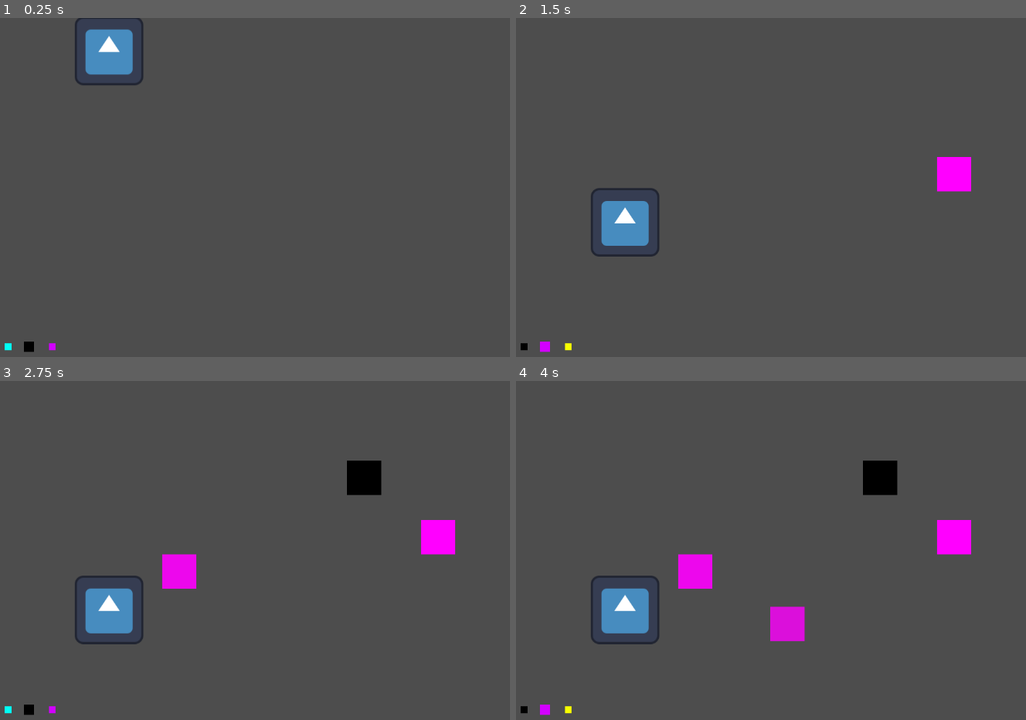
Above: before the commit, frames 1-4 (two rows, left to right).
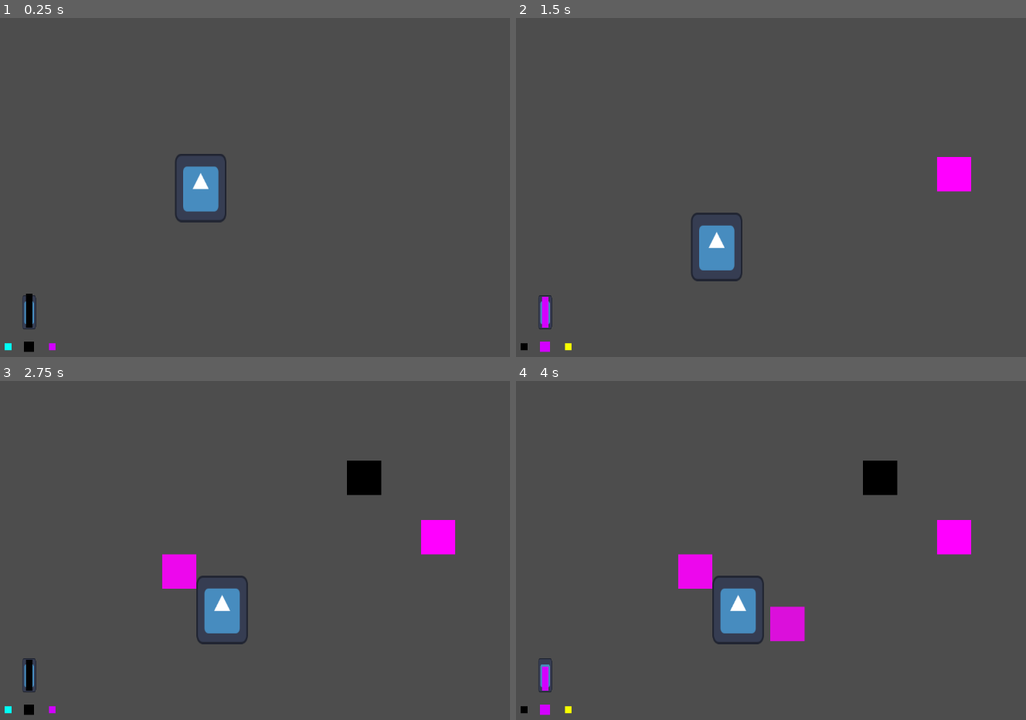
Above: after the commit, the same moments.

Repository: YhagoTomasini/Exlabers_Felpojam_026
Game: Godot game, scene res://Cenas/sala_de_testes.tscn
Same seed, same stepped clock (60 frames per second), same inputs: the game is played once before the commit and once after it. The project has no main scene, so this scene is started directly. The engine's default icon, where the game draws it, is replaced by a stand-in: a white triangle on a blue panel in a dark square.
Inputs (mouse positions are in pixels of both pictures, inside the frame that each line leads up to):
- Up to frame 1 (0.25 s): no input
- Up to frame 2 (1.5 s): move the mouse to (954, 173) at 0.52 s; hold Up (ui_up) 0.53-1.28 s; hold E (UI_move_right) from 0.53 s (still down); click (954, 173) at 0.6 s; move the mouse to (694, 207) at 1.27 s; tap Up (ui_up) at 1.35 s
- Up to frame 3 (2.75 s): tap Up (ui_up) at 1.52, 1.82 s; click (178, 570) at 1.55 s; move the mouse to (362, 479) at 2.02 s; release E (UI_move_right) at 2.03 s; hold Q (UI_move_left) from 2.03 s (still down); hold Up (ui_up) from 2.03 s (still down); click (362, 479) at 2.1 s
- Up to frame 4 (4 s): tap Enter at 2.75 s; move the mouse to (786, 625) at 2.77 s; release Q (UI_move_left) at 2.78 s; release Up (ui_up) at 2.78 s; hold E (UI_move_right) from 2.78 s (still down); click (786, 625) at 2.85 s; tap Up (ui_up) at 3.02, 3.32 s; move the mouse to (1005, 604) at 3.52 s; hold Up (ui_up) from 3.53 s (still down)

The runs differ from the first frame. In frame 1, 3.0% of the frame differs, in the area x 4-45%, y 0-92%; in frame 2, 3.0%; in frame 3, 3.1%, in the area x 4-49%, y 57-92%; in frame 4, 3.1%.

Commit message:
atualização barra de tanque

Diff:
--- a/felpojams-dos-exlabers/Cenas/personagem_principal.tscn
+++ /dev/null
@@ -1,17 +0,0 @@
-[gd_scene load_steps=4 format=3 uid="uid://crihralf2ygsv"]
-
-[ext_resource type="Script" uid="uid://ook85e8o0y3q" path="res://Codigos/personagem_principal.gd" id="1_liew2"]
-[ext_resource type="Texture2D" uid="uid://c131j4cd1l0pp" path="res://icon.svg" id="2_kbw71"]
-
-[sub_resource type="CapsuleShape2D" id="CapsuleShape2D_a2qgk"]
-radius = 48.0
-height = 128.0
-
-[node name="PersonagemPrincipal" type="CharacterBody2D"]
-script = ExtResource("1_liew2")
-
-[node name="Sprite2D" type="Sprite2D" parent="."]
-texture = ExtResource("2_kbw71")
-
-[node name="CollisionShape2D" type="CollisionShape2D" parent="."]
-shape = SubResource("CapsuleShape2D_a2qgk")
--- a/felpojams-dos-exlabers/Cenas/sala_de_testes.tscn
+++ b/felpojams-dos-exlabers/Cenas/sala_de_testes.tscn
@@ -1,8 +1,8 @@
 [gd_scene load_steps=5 format=3 uid="uid://cyjl8yk6bbiou"]
 
-[ext_resource type="PackedScene" uid="uid://csmiixpup6vdl" path="res://Cenas/carimbo.tscn" id="1_67ekk"]
-[ext_resource type="PackedScene" uid="uid://crihralf2ygsv" path="res://Cenas/personagem_principal.tscn" id="1_mlq5q"]
-[ext_resource type="PackedScene" uid="uid://co1uo20k2ecem" path="res://Cenas/ui_tintas.tscn" id="3_g2hjm"]
+[ext_resource type="PackedScene" uid="uid://csmiixpup6vdl" path="res://Prefabs/carimbo.tscn" id="1_67ekk"]
+[ext_resource type="PackedScene" uid="uid://crihralf2ygsv" path="res://Prefabs/personagem_principal.tscn" id="1_mlq5q"]
+[ext_resource type="PackedScene" uid="uid://co1uo20k2ecem" path="res://Prefabs/ui_tintas.tscn" id="3_g2hjm"]
 
 [sub_resource type="RectangleShape2D" id="RectangleShape2D_67ekk"]
 size = Vector2(1184, 162.5)
@@ -12,7 +12,7 @@
 [node name="Carimbo2" parent="." instance=ExtResource("1_67ekk")]
 
 [node name="PersonagemPrincipal" parent="." instance=ExtResource("1_mlq5q")]
-position = Vector2(215, 33)
+position = Vector2(386, 289)
 
 [node name="StaticBody2D" type="StaticBody2D" parent="."]
 
--- a/felpojams-dos-exlabers/Cenas/tela_inicial.tscn
+++ b/felpojams-dos-exlabers/Cenas/tela_inicial.tscn
@@ -11,9 +11,27 @@
 grow_vertical = 2
 script = ExtResource("1_b1rrf")
 
-[node name="Button" type="Button" parent="."]
-layout_mode = 0
-offset_right = 8.0
-offset_bottom = 8.0
+[node name="VBoxContainer" type="VBoxContainer" parent="."]
+layout_mode = 1
+anchors_preset = 8
+anchor_left = 0.5
+anchor_top = 0.5
+anchor_right = 0.5
+anchor_bottom = 0.5
+offset_left = -24.0
+offset_top = -33.0
+offset_right = 24.0
+offset_bottom = 33.0
+grow_horizontal = 2
+grow_vertical = 2
 
-[connection signal="button_down" from="Button" to="." method="_on_button_button_down"]
+[node name="Button" type="Button" parent="VBoxContainer"]
+layout_mode = 2
+text = "Jogar"
+
+[node name="Button2" type="Button" parent="VBoxContainer"]
+layout_mode = 2
+text = "creditos"
+
+[connection signal="button_down" from="VBoxContainer/Button" to="." method="_on_button_button_down"]
+[connection signal="button_down" from="VBoxContainer/Button2" to="." method="_on_button_2_button_down"]
--- a/felpojams-dos-exlabers/Codigos/carimbo.gd
+++ b/felpojams-dos-exlabers/Codigos/carimbo.gd
@@ -1,12 +1,32 @@
 extends Node2D
 
-@onready var cenaMarca = preload("res://Cenas/marca.tscn")
+@onready var cenaMarcaC = preload("res://Prefabs/marcaC.tscn")
+@onready var cenaMarcaM = preload("res://Prefabs/marcaM.tscn")
+@onready var cenaMarcaY = preload("res://Prefabs/marcaY.tscn")
+@onready var cenaMarcaK = preload("res://Prefabs/marcaK.tscn")
+@onready var uiTntas = $"../UI_Tintas"
 
 func _ready() -> void:
 	pass
 
 func _process(delta: float) -> void:
 	if Input.is_action_just_pressed("click"):
-		var marcaInstanciada = cenaMarca.instantiate()
+		if uiTntas != null:
+			uiTntas.atualizar_barra()
+
+		var marcaInstanciada
+
+		if Globals.corAtual == 0:
+			marcaInstanciada = cenaMarcaK.instantiate()
+
+		elif Globals.corAtual == 1:
+			marcaInstanciada = cenaMarcaM.instantiate()
+
+		elif Globals.corAtual == 2:
+			marcaInstanciada = cenaMarcaY.instantiate()
+
+		elif Globals.corAtual == 3:
+			marcaInstanciada = cenaMarcaC.instantiate()
+
 		marcaInstanciada.global_position = get_local_mouse_position()
 		add_child(marcaInstanciada)
--- a/felpojams-dos-exlabers/Codigos/globals.gd
+++ b/felpojams-dos-exlabers/Codigos/globals.gd
@@ -12,6 +12,7 @@
 #ESTOQUE DE TINTAS
 var arrayTintas = [preto, magenta, amarelo, ciano]
 var corAtual = 0
+var barraEstoqueSize : float = 10
 
 var maxTanque : float = 10
 
--- a/felpojams-dos-exlabers/Codigos/personagem_principal.gd
+++ b/felpojams-dos-exlabers/Codigos/personagem_principal.gd
@@ -4,15 +4,24 @@
 const SPEED = 300.0
 const JUMP_VELOCITY = -400.0
 
+var noCianoB : bool
+var noCianoI : int
+
+func _ready() -> void:
+	noCianoB = false
+	noCianoI = 0
 
 func _physics_process(delta: float) -> void:
-	# Add the gravity.
-	if not is_on_floor():
+	if not is_on_floor() and !noCianoB:
 		velocity += get_gravity() * delta
+	elif not is_on_floor() and noCianoB:
+		velocity += (get_gravity() * delta)/4
 
 	# Handle jump.
-	if Input.is_action_just_pressed("ui_up") and is_on_floor():
+	if Input.is_action_just_pressed("ui_up") and is_on_floor() and !noCianoB:
 		velocity.y = JUMP_VELOCITY
+	elif Input.is_action_pressed("ui_up") and noCianoB:
+		velocity.y = JUMP_VELOCITY/4
 
 	# Get the input direction and handle the movement/deceleration.
 	# As good practice, you should replace UI actions with custom gameplay actions.
@@ -23,3 +32,16 @@
 		velocity.x = move_toward(velocity.x, 0, SPEED)
 
 	move_and_slide()
+
+
+func _on_area_2d_personagem_area_entered(area: Area2D) -> void:
+	if area.name == "Area2DCiano":
+		noCianoI += 1
+		noCianoB = true
+
+
+func _on_area_2d_personagem_area_shape_exited(area_rid: RID, area: Area2D, area_shape_index: int, local_shape_index: int) -> void:
+	if area.name == "Area2DCiano":
+		noCianoI -= 1
+		if noCianoI <= 0:
+			noCianoB = false
--- a/felpojams-dos-exlabers/Codigos/tela_inicial.gd
+++ b/felpojams-dos-exlabers/Codigos/tela_inicial.gd
@@ -2,4 +2,8 @@
 
 
 func _on_button_button_down() -> void:
-	pass # Replace with function body.
+	get_tree().change_scene_to_file("res://Cenas/sala_de_testes.tscn")
+
+
+func _on_button_2_button_down() -> void:
+	get_tree().change_scene_to_file("res://Cenas/tela_creditos.tscn")
--- a/felpojams-dos-exlabers/Codigos/ui_tintas.gd
+++ b/felpojams-dos-exlabers/Codigos/ui_tintas.gd
@@ -3,13 +3,38 @@
 @export var icone1 : Sprite2D
 @export var icone2 : Sprite2D
 @export var icone3 : Sprite2D
+@export var barra : Sprite2D
 
 func _ready() -> void:
 	atualizar_tintas()
+	atualizar_barra()
+
+func atualizar_barra():
+	await get_tree().create_timer(0.1).timeout #ISSO AQUI É DEUS NA TERRA
+
+	var estoqueAtual : float
+
+	if Globals.corAtual == 0:
+		estoqueAtual = Globals.tanqueTintaPreta
+
+	elif Globals.corAtual == 1:
+		estoqueAtual = Globals.tanqueTintaMagenta
+
+	elif Globals.corAtual == 2:
+		estoqueAtual = Globals.tanqueTintaAmarelo
+
+	elif Globals.corAtual == 3:
+		estoqueAtual = Globals.tanqueTintaCiano
+
+	barra.texture = Globals.arrayTintas[Globals.corAtual]
+	barra.scale.y = estoqueAtual / Globals.maxTanque
+
+	print(Globals.barraEstoqueSize)
 
 func atualizar_tintas():
 	var esquerda = (Globals.corAtual - 1 + Globals.arrayTintas.size()) % Globals.arrayTintas.size()
 	var direita = (Globals.corAtual + 1) % Globals.arrayTintas.size()
+
 
 	icone1.texture = Globals.arrayTintas[esquerda]
 	icone2.texture = Globals.arrayTintas[Globals.corAtual]
@@ -19,7 +44,9 @@
 	if Input.is_action_just_pressed('UI_move_right'):
 		Globals.corAtual = (Globals.corAtual + 1) % Globals.arrayTintas.size()
 		atualizar_tintas()
+		atualizar_barra()
 
 	if Input.is_action_just_pressed("UI_move_left"):
 		Globals.corAtual = (Globals.corAtual - 1 + Globals.arrayTintas.size()) % Globals.arrayTintas.size()
 		atualizar_tintas()
+		atualizar_barra()
--- a/felpojams-dos-exlabers/Prefabs/g.svg
+++ /dev/null
@@ -1 +0,0 @@
-<svg xmlns="http://www.w3.org/2000/svg" width="128" height="128"><rect width="124" height="124" x="2" y="2" fill="#363d52" stroke="#212532" stroke-width="4" rx="14"/><g fill="#fff" transform="translate(12.322 12.322)scale(.101)"><path d="M105 673v33q407 354 814 0v-33z"/><path fill="#478cbf" d="m105 673 152 14q12 1 15 14l4 67 132 10 8-61q2-11 15-15h162q13 4 15 15l8 61 132-10 4-67q3-13 15-14l152-14V427q30-39 56-81-35-59-83-108-43 20-82 47-40-37-88-64 7-51 8-102-59-28-123-42-26 43-46 89-49-7-98 0-20-46-46-89-64 14-123 42 1 51 8 102-48 27-88 64-39-27-82-47-48 49-83 108 26 42 56 81zm0 33v39c0 276 813 276 814 0v-39l-134 12-5 69q-2 10-14 13l-162 11q-12 0-16-11l-10-65H446l-10 65q-4 11-16 11l-162-11q-12-3-14-13l-5-69z"/><path d="M483 600c0 34 58 34 58 0v-86c0-34-58-34-58 0z"/><circle cx="725" cy="526" r="90"/><circle cx="299" cy="526" r="90"/></g><g fill="#414042" transform="translate(12.322 12.322)scale(.101)"><circle cx="307" cy="532" r="60"/><circle cx="717" cy="532" r="60"/></g></svg>
--- /dev/null
+++ b/felpojams-dos-exlabers/Prefabs/marcaC.tscn
@@ -0,0 +1,34 @@
+[gd_scene load_steps=5 format=3 uid="uid://wmuccc45p5r8"]
+
+[ext_resource type="Script" uid="uid://dvkmnrd0dsu3m" path="res://Codigos/marca.gd" id="1_4o040"]
+
+[sub_resource type="GDScript" id="GDScript_4o040"]
+script/source = "extends Area2D
+
+
+
+
+func _on_body_entered(body: Node2D) -> void:
+	pass # Replace with function body.
+"
+
+[sub_resource type="CircleShape2D" id="CircleShape2D_4o040"]
+radius = 31.06445
+
+[sub_resource type="CanvasTexture" id="CanvasTexture_k1gx7"]
+
+[node name="marcaC" type="Node2D" node_paths=PackedStringArray("simbulo")]
+script = ExtResource("1_4o040")
+simbulo = NodePath("Area2DCiano/CollisionShape2D/Sprite2D")
+
+[node name="Area2DCiano" type="Area2D" parent="."]
+script = SubResource("GDScript_4o040")
+
+[node name="CollisionShape2D" type="CollisionShape2D" parent="Area2DCiano"]
+shape = SubResource("CircleShape2D_4o040")
+
+[node name="Sprite2D" type="Sprite2D" parent="Area2DCiano/CollisionShape2D"]
+scale = Vector2(64, 64)
+texture = SubResource("CanvasTexture_k1gx7")
+
+[connection signal="body_entered" from="Area2DCiano" to="Area2DCiano" method="_on_body_entered"]
--- a/felpojams-dos-exlabers/Cenas/marca.tscn
+++ b/felpojams-dos-exlabers/Prefabs/marcaK.tscn
@@ -1,20 +1,20 @@
-[gd_scene load_steps=4 format=3 uid="uid://wmuccc45p5r8"]
+[gd_scene load_steps=4 format=3 uid="uid://buuduu3bpc52i"]
 
-[ext_resource type="Script" uid="uid://dvkmnrd0dsu3m" path="res://Codigos/marca.gd" id="1_ovglf"]
+[ext_resource type="Script" uid="uid://dvkmnrd0dsu3m" path="res://Codigos/marca.gd" id="1_fmdbb"]
 
-[sub_resource type="RectangleShape2D" id="RectangleShape2D_ovglf"]
-size = Vector2(64, 64)
+[sub_resource type="CircleShape2D" id="CircleShape2D_fmdbb"]
+radius = 32.24903
 
 [sub_resource type="CanvasTexture" id="CanvasTexture_k1gx7"]
 
-[node name="marca" type="Node2D" node_paths=PackedStringArray("simbulo")]
-script = ExtResource("1_ovglf")
+[node name="marcaK" type="Node2D" node_paths=PackedStringArray("simbulo")]
+script = ExtResource("1_fmdbb")
 simbulo = NodePath("StaticBody2D/CollisionShape2D/Sprite2D")
 
 [node name="StaticBody2D" type="StaticBody2D" parent="."]
 
 [node name="CollisionShape2D" type="CollisionShape2D" parent="StaticBody2D"]
-shape = SubResource("RectangleShape2D_ovglf")
+shape = SubResource("CircleShape2D_fmdbb")
 
 [node name="Sprite2D" type="Sprite2D" parent="StaticBody2D/CollisionShape2D"]
 scale = Vector2(64, 64)
--- /dev/null
+++ b/felpojams-dos-exlabers/Prefabs/marcaM.tscn
@@ -0,0 +1,21 @@
+[gd_scene load_steps=4 format=3 uid="uid://cr0mh4ef3jkn2"]
+
+[ext_resource type="Script" uid="uid://dvkmnrd0dsu3m" path="res://Codigos/marca.gd" id="1_5jqdy"]
+
+[sub_resource type="CircleShape2D" id="CircleShape2D_5jqdy"]
+radius = 32.01562
+
+[sub_resource type="CanvasTexture" id="CanvasTexture_k1gx7"]
+
+[node name="marcaM" type="Node2D" node_paths=PackedStringArray("simbulo")]
+script = ExtResource("1_5jqdy")
+simbulo = NodePath("StaticBody2D/CollisionShape2D/Sprite2D")
+
+[node name="StaticBody2D" type="StaticBody2D" parent="."]
+
+[node name="CollisionShape2D" type="CollisionShape2D" parent="StaticBody2D"]
+shape = SubResource("CircleShape2D_5jqdy")
+
+[node name="Sprite2D" type="Sprite2D" parent="StaticBody2D/CollisionShape2D"]
+scale = Vector2(64, 64)
+texture = SubResource("CanvasTexture_k1gx7")
--- /dev/null
+++ b/felpojams-dos-exlabers/Prefabs/marcaY.tscn
@@ -0,0 +1,21 @@
+[gd_scene load_steps=4 format=3 uid="uid://enlmwilln5od"]
+
+[ext_resource type="Script" uid="uid://dvkmnrd0dsu3m" path="res://Codigos/marca.gd" id="1_ve2ui"]
+
+[sub_resource type="CircleShape2D" id="CircleShape2D_ve2ui"]
+radius = 32.140316
+
+[sub_resource type="CanvasTexture" id="CanvasTexture_k1gx7"]
+
+[node name="marcaY" type="Node2D" node_paths=PackedStringArray("simbulo")]
+script = ExtResource("1_ve2ui")
+simbulo = NodePath("StaticBody2D/CollisionShape2D/Sprite2D")
+
+[node name="StaticBody2D" type="RigidBody2D" parent="."]
+
+[node name="CollisionShape2D" type="CollisionShape2D" parent="StaticBody2D"]
+shape = SubResource("CircleShape2D_ve2ui")
+
+[node name="Sprite2D" type="Sprite2D" parent="StaticBody2D/CollisionShape2D"]
+scale = Vector2(64, 64)
+texture = SubResource("CanvasTexture_k1gx7")
--- /dev/null
+++ b/felpojams-dos-exlabers/Prefabs/personagem_principal.tscn
@@ -0,0 +1,32 @@
+[gd_scene load_steps=5 format=3 uid="uid://crihralf2ygsv"]
+
+[ext_resource type="Script" uid="uid://ook85e8o0y3q" path="res://Codigos/personagem_principal.gd" id="1_liew2"]
+[ext_resource type="Texture2D" uid="uid://c131j4cd1l0pp" path="res://icon.svg" id="2_kbw71"]
+
+[sub_resource type="CapsuleShape2D" id="CapsuleShape2D_a2qgk"]
+radius = 48.0
+height = 128.0
+
+[sub_resource type="CapsuleShape2D" id="CapsuleShape2D_7kss6"]
+radius = 62.0
+height = 160.0
+
+[node name="PersonagemPrincipal" type="CharacterBody2D"]
+script = ExtResource("1_liew2")
+
+[node name="Sprite2D" type="Sprite2D" parent="."]
+scale = Vector2(0.75, 1)
+texture = ExtResource("2_kbw71")
+
+[node name="CollisionShape2D" type="CollisionShape2D" parent="."]
+shape = SubResource("CapsuleShape2D_a2qgk")
+debug_color = Color(0, 0, 0, 0.41960785)
+
+[node name="Area2DPersonagem" type="Area2D" parent="."]
+
+[node name="CollisionShape2D" type="CollisionShape2D" parent="Area2DPersonagem"]
+shape = SubResource("CapsuleShape2D_7kss6")
+debug_color = Color(0, 1, 1, 0.41960785)
+
+[connection signal="area_entered" from="Area2DPersonagem" to="." method="_on_area_2d_personagem_area_entered"]
+[connection signal="area_shape_exited" from="Area2DPersonagem" to="." method="_on_area_2d_personagem_area_shape_exited"]
--- a/felpojams-dos-exlabers/Cenas/ui_tintas.tscn
+++ b/felpojams-dos-exlabers/Prefabs/ui_tintas.tscn
@@ -3,7 +3,7 @@
 [ext_resource type="Texture2D" uid="uid://c131j4cd1l0pp" path="res://icon.svg" id="1_8xrun"]
 [ext_resource type="Script" uid="uid://btslllw50g2d2" path="res://Codigos/ui_tintas.gd" id="1_y871h"]
 
-[node name="UI_Tintas" type="Control" node_paths=PackedStringArray("icone1", "icone2", "icone3")]
+[node name="UI_Tintas" type="Control" node_paths=PackedStringArray("icone1", "icone2", "icone3", "barra")]
 layout_mode = 3
 anchors_preset = 15
 anchor_right = 1.0
@@ -16,6 +16,7 @@
 icone1 = NodePath("IconeT13")
 icone2 = NodePath("IconeTSelecionada")
 icone3 = NodePath("IconeT22")
+barra = NodePath("BarraTanque")
 
 [node name="IconeT13" type="Sprite2D" parent="."]
 position = Vector2(26.800018, 614.7999)
@@ -31,3 +32,14 @@
 position = Vector2(109, 614.7999)
 scale = Vector2(0.2, 0.2)
 texture = ExtResource("1_8xrun")
+
+[node name="FundoBarraTanque" type="Sprite2D" parent="."]
+position = Vector2(66, 550)
+scale = Vector2(0.2, 0.5)
+texture = ExtResource("1_8xrun")
+
+[node name="BarraTanque" type="Sprite2D" parent="."]
+position = Vector2(66, 579)
+scale = Vector2(0.2, 1)
+texture = ExtResource("1_8xrun")
+offset = Vector2(0, -32)
Renamed: felpojams-dos-exlabers/Cenas/carimbo.tscn -> felpojams-dos-exlabers/Prefabs/carimbo.tscn
Not shown, removed: felpojams-dos-exlabers/Prefabs/g.svg.import
